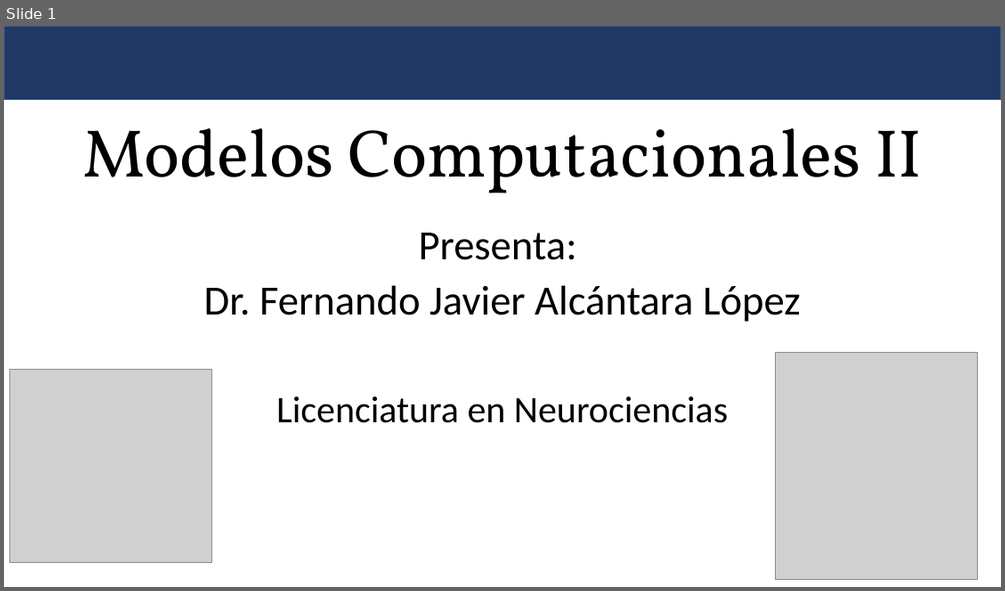
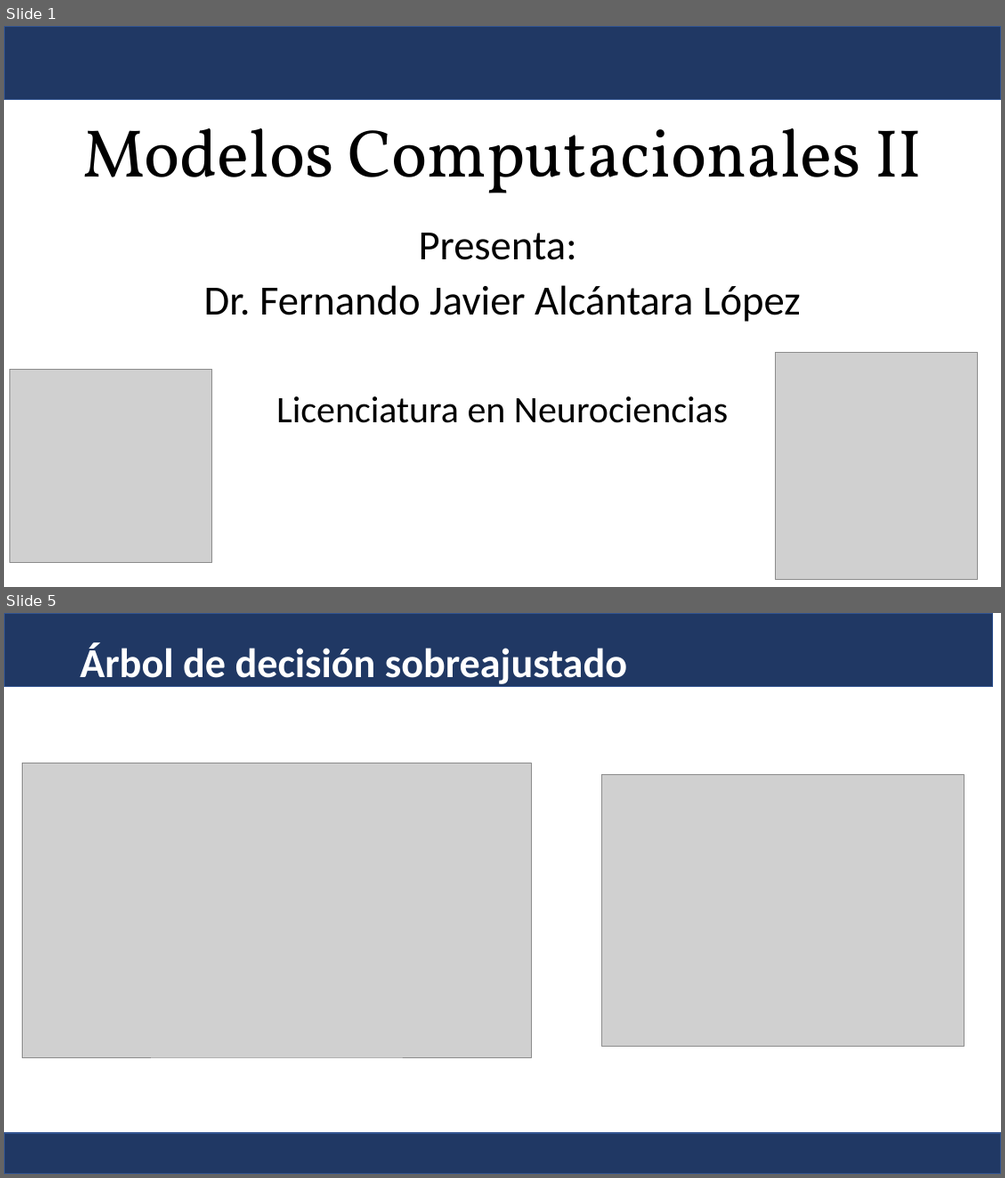
Before and after one commit to Fernando-JAL/Neurociencias-2025-2, a slide deck: S02_clases/05_decision_tree/árboles de decisión.pptx. Shown one above the other, each under a label of ours: slide 1 before the commit, slides 1 and 5 after it; the slides between them are not shown. The pictures are 1005x591 and 1005x1178 pixels, drawn with LibreOffice and Linux fonts; fonts in the diff are those of the drawing; grey boxes stand for pictures. Boxes give left, top, right and bottom in pixels: in the first picture for what was removed or moved away, otherwise in the second. Text is boxed around its words. In the diff, an @@ line names an element or a change of style, - is before the commit and + after.

```diff
--- a/S02_clases/05_decision_tree/árboles de decisión.pptx
+++ b/S02_clases/05_decision_tree/árboles de decisión.pptx
@@ slide 5 added at bbox=[4, 613, 1001, 1174], background #FFFFFF @@
@@ rectangle added at bbox=[4, 613, 993, 686], fill #203864, outline #325491 1 pt @@
@@ title added at bbox=[80, 643, 627, 688], 39.6 pt, text #FFFFFF, bold @@
+Árbol de decisión sobreajustado
@@ picture added at bbox=[22, 763, 531, 1057] @@
@@ picture added at bbox=[601, 774, 963, 1046] @@
@@ rectangle added at bbox=[4, 1133, 1001, 1174], fill #203864, outline #325491 1 pt @@
```
Also in this commit, not shown: 4 other slides added, 3 slides removed, 7 other files.
